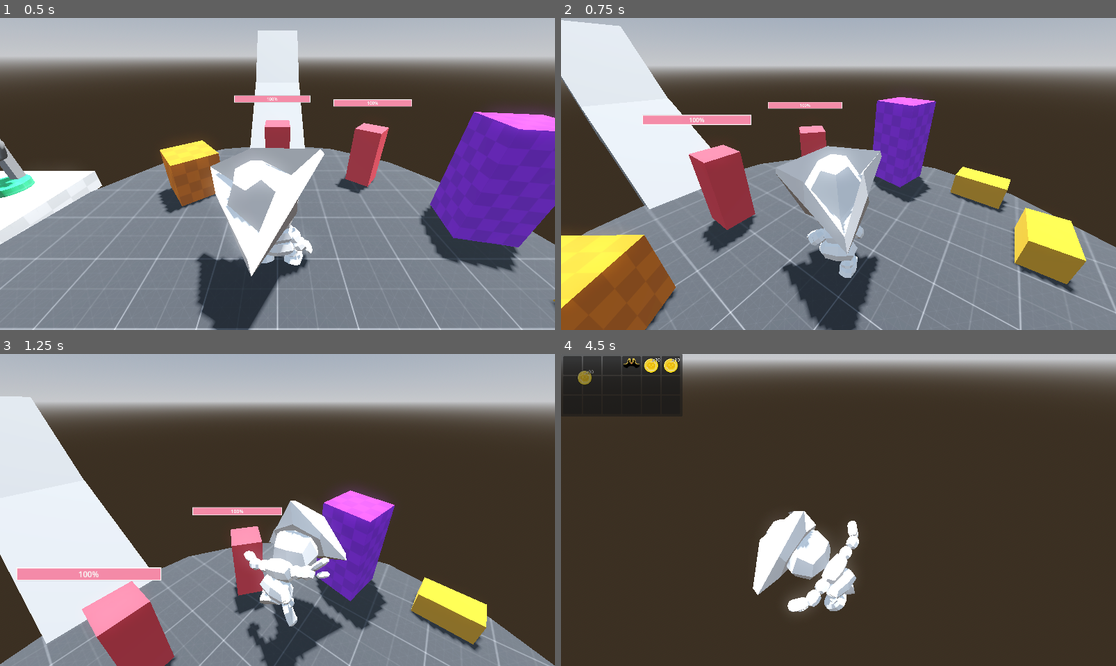
Above: before the commit, frames 1-4 (two rows, left to right).
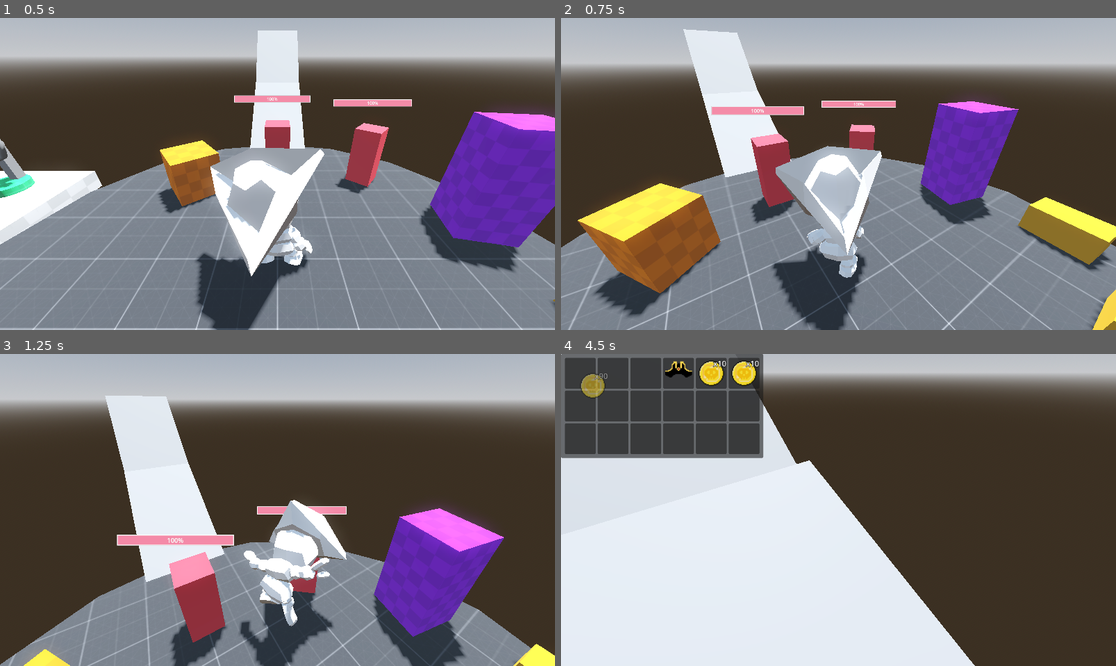
Above: after the commit, the same moments.

Repository: d4nmos/PirateGame
Game: Godot game, scene res://scenes/test.tscn
Two runs of this game, one before a commit and one after it. Both use one fixed random seed, a clock stepped at 60 frames per second and the inputs below.
Inputs (mouse positions are in pixels of both pictures, inside the frame that each line leads up to):
- Up to frame 1 (0.5 s): no input
- Up to frame 2 (0.75 s): move the mouse to (866, 174) at 0.52 s; hold W (forward) from 0.53 s (still down); hold E (interact) from 0.53 s (still down); click (866, 174) at 0.67 s
- Up to frame 3 (1.25 s): keep holding W (forward); keep holding E (interact); tap Space (jump) at 0.77, 1.07 s; tap Mouse wheel up (next_interact_object) at 0.8 s
- Up to frame 4 (4.5 s): move the mouse to (810, 510) at 1.27 s; release E (interact) at 1.28 s; tap Mouse wheel up (next_interact_object) at 1.35, 3.8, 4.35 s; tap Space (jump) at 1.52, 1.82, 2.3, 2.85, 3.02, 3.32, 3.77, 4.07 s; tap Mouse wheel down (prev_interact_object) at 1.55, 2.1 s; move the mouse to (849, 503) at 2.02 s; move the mouse to (832, 516) at 2.77 s; click (832, 516) at 2.92 s; tap E (interact) at 3.05 s; move the mouse to (877, 513) at 3.52 s; hold E (interact) 3.53-4.28 s; tap I (inventory) at 4.15 s; move the mouse to (572, 366) at 4.27 s; release W (forward) at 4.28 s; hold A (left) from 4.28 s (still down); click (572, 366) at 4.42 s

Frame 1 is identical in both runs. In frame 2, 42% of the frame differs, in the area x 0-100%, y 0-100%; in frame 3, 41%; in frame 4, 52%.

Commit message:
Adding a fully working chest

Diff:
--- a/inventory/scripts/InventoryInterface.gd
+++ b/inventory/scripts/InventoryInterface.gd
@@ -1,9 +1,11 @@
 extends Control
 
 var grabbed_slot_data: SlotData
+var external_inventory_owner
 
 @onready var player_inventory = $PlayerInventory
 @onready var grabbed_slot = $GrabbedSlot
+@onready var external_inventory = $ExternalInventory
 
 func _physics_process(delta):
 	if grabbed_slot.visible:
@@ -12,6 +14,25 @@
 func set_player_inventory_data(inventory_data: InventoryData):
 	inventory_data.inventory_interact.connect(on_inventory_interact)
 	player_inventory.set_inventory_data(inventory_data)
+
+func set_external_inventory(_external_inventory_owner):
+	external_inventory_owner = _external_inventory_owner
+	var inventory_data = external_inventory_owner.inventory_data
+
+	inventory_data.inventory_interact.connect(on_inventory_interact)
+	external_inventory.set_inventory_data(inventory_data)
+
+	external_inventory.show()
+
+func clear_external_inventory():
+	if external_inventory_owner:
+		var inventory_data = external_inventory_owner.inventory_data
+
+		inventory_data.inventory_interact.disconnect(on_inventory_interact)
+		external_inventory.clear_inventory_data(inventory_data)
+
+		external_inventory.hide()
+		external_inventory_owner = null
 
 func on_inventory_interact(inventory_data: InventoryData, index: int, button: int):
 	match [grabbed_slot_data, button]:
--- a/inventory/scripts/inventory.gd
+++ b/inventory/scripts/inventory.gd
@@ -7,6 +7,9 @@
 func set_inventory_data(inventory_data: InventoryData):
 	inventory_data.inventory_update.connect(populate_item_grid)
 	populate_item_grid(inventory_data)
+
+func clear_inventory_data(inventory_data: InventoryData):
+	inventory_data.inventory_update.disconnect(populate_item_grid)
 
 func populate_item_grid(inventory_data: InventoryData):
 	for child in item_grid.get_children():
--- a/project.godot
+++ b/project.godot
@@ -18,11 +18,6 @@
 [autoload]
 
 Globals="*res://scripts/globals.gd"
-
-[display]
-
-window/size/viewport_width=1920
-window/size/viewport_height=1080
 
 [filesystem]
 
--- a/scenes/interactable/chest.tscn
+++ b/scenes/interactable/chest.tscn
@@ -13,7 +13,7 @@
 [sub_resource type="ConcavePolygonShape3D" id="ConcavePolygonShape3D_qqige"]
 data = PackedVector3Array(-0.5, 0.25, 0.3, 0.5, 0.25, 0.3, -0.5, -0.25, 0.3, 0.5, 0.25, 0.3, 0.5, -0.25, 0.3, -0.5, -0. …(536 unchanged characters)…
 
-[node name="Chest" type="StaticBody3D" groups=["Treasure"]]
+[node name="Chest" type="StaticBody3D" groups=["ExternalInventory", "Interactable"]]
 collision_layer = 5
 script = ExtResource("1_bmvl6")
 
--- a/scenes/test.tscn
+++ b/scenes/test.tscn
@@ -14,6 +14,10 @@
 [ext_resource type="Script" path="res://inventory/scripts/InventoryInterface.gd" id="10_c3hkw"]
 [ext_resource type="PackedScene" uid="uid://n5dc7p2v18kr" path="res://inventory/scenes/slot.tscn" id="12_8qxxp"]
 [ext_resource type="PackedScene" uid="uid://cmhjr0iop0nnq" path="res://scenes/interactable/chest.tscn" id="13_ulm8m"]
+[ext_resource type="Script" path="res://inventory/scripts/inventory_data.gd" id="15_8x5kw"]
+[ext_resource type="Resource" uid="uid://nbkh7pdmewma" path="res://inventory/items/pirate_hat.tres" id="16_fi500"]
+[ext_resource type="Script" path="res://inventory/scripts/slot_data.gd" id="17_akhrw"]
+[ext_resource type="Resource" uid="uid://dhyko00qg7vfm" path="res://inventory/items/coin.tres" id="18_8bw0r"]
 
 [sub_resource type="ProceduralSkyMaterial" id="ProceduralSkyMaterial_txvjt"]
 sky_horizon_color = Color(0.64625, 0.65575, 0.67075, 1)
@@ -47,6 +51,24 @@
 albedo_texture = ExtResource("4_6iaca")
 uv1_triplanar = true
 
+[sub_resource type="Resource" id="Resource_5xiqg"]
+script = ExtResource("17_akhrw")
+item_data = ExtResource("16_fi500")
+quantity = 1
+
+[sub_resource type="Resource" id="Resource_ofebk"]
+script = ExtResource("15_8x5kw")
+slot_data = Array[ExtResource("17_akhrw")]([null, SubResource("Resource_5xiqg"), null, null, null])
+
+[sub_resource type="Resource" id="Resource_3e6p8"]
+script = ExtResource("17_akhrw")
+item_data = ExtResource("18_8bw0r")
+quantity = 50
+
+[sub_resource type="Resource" id="Resource_cltdj"]
+script = ExtResource("15_8x5kw")
+slot_data = Array[ExtResource("17_akhrw")]([SubResource("Resource_3e6p8"), null, null, null, null])
+
 [node name="world" type="Node3D"]
 script = ExtResource("1_hrbei")
 
@@ -63,6 +85,14 @@
 
 [node name="PlayerInventory" parent="UI/InventoryInterface" instance=ExtResource("9_sxj2t")]
 layout_mode = 0
+
+[node name="ExternalInventory" parent="UI/InventoryInterface" instance=ExtResource("9_sxj2t")]
+visible = false
+layout_mode = 0
+offset_left = 697.0
+offset_top = 257.0
+offset_right = 737.0
+offset_bottom = 297.0
 
 [node name="GrabbedSlot" parent="UI/InventoryInterface" instance=ExtResource("12_8qxxp")]
 visible = false
@@ -132,6 +162,8 @@
 
 [node name="Chest" parent="." instance=ExtResource("13_ulm8m")]
 transform = Transform3D(-0.0977218, 0, -0.995214, 0, 1, 0, 0.995214, 0, -0.0977218, 4.00748, -0.276607, 1.19959)
+inventory_data = SubResource("Resource_ofebk")
 
 [node name="Chest2" parent="." instance=ExtResource("13_ulm8m")]
 transform = Transform3D(1, 0, 0, 0, 1, 0, 0, 0, 1, 2.64112, -0.287782, 2.24821)
+inventory_data = SubResource("Resource_cltdj")
--- a/scripts/chest.gd
+++ b/scripts/chest.gd
@@ -1,10 +1,14 @@
 extends StaticBody3D
 
-func _ready():
-	pass
+@export var inventory_data: InventoryData
+
+signal toggle_inventory(external_inventory_owner)
 
 func chose_this_object():
 	$interact_arrow_3D.visible = true
 
 func unchose_this_object():
 	$interact_arrow_3D.visible = false
+
+func player_interact():
+	toggle_inventory.emit(self)
--- a/scripts/main.gd
+++ b/scripts/main.gd
@@ -2,13 +2,21 @@
 
 @onready var player = $player
 @onready var inventory_interface = $UI/InventoryInterface
+
+@onready var speed = player.speed
+@onready var sens_horizontal = player.sens_horizontal
+@onready var sens_vertical = player.sens_vertical
+@onready var jump_velocity = player.jump_velocity
 
 func _ready():
 	Input.mouse_mode = Input.MOUSE_MODE_CAPTURED
 	player.toggle_inventory.connect(toggle_iventory_interface)
 	inventory_interface.set_player_inventory_data(player.inventory_data)
 
-func toggle_iventory_interface():
+	for node in get_tree().get_nodes_in_group("ExternalInventory"):
+		node.toggle_inventory.connect(toggle_iventory_interface)
+
+func toggle_iventory_interface(external_inventory_owner = null):
 	inventory_interface.visible = not inventory_interface.visible
 
 	if inventory_interface.visible:
@@ -16,8 +24,17 @@
 		player.sens_horizontal = 0
 		player.sens_vertical = 0
 		player.attack_is_ready = false
+		player.speed = 0
+		player.jump_velocity = 0
 	else:
 		Input.mouse_mode = Input.MOUSE_MODE_CAPTURED
-		player.sens_horizontal = 0.5
-		player.sens_vertical = 0.5
+		player.sens_horizontal = sens_horizontal
+		player.sens_vertical = sens_vertical
 		player.attack_is_ready = true
+		player.speed = speed
+		player.jump_velocity = jump_velocity
+
+	if external_inventory_owner:
+		inventory_interface.set_external_inventory(external_inventory_owner)
+	else:
+		inventory_interface.clear_external_inventory()
--- a/scripts/player.gd
+++ b/scripts/player.gd
@@ -6,14 +6,13 @@
 @onready var visuals = $visuals
 @onready var interface = $"../UI/OtherInterface"
 
-const SPEED = 3.0
-const JUMP_VELOCITY = 4.5
-
 @export var sens_horizontal = 0.5
 @export var sens_vertical = 0.5
 @export var damage = 1.0
 @export var inventory_data: InventoryData
 @export var interaction_manager: InteractionManager
+@export var speed = 3.0
+@export var jump_velocity = 4.5
 
 var attack_is_ready: bool = true
 
@@ -45,7 +44,7 @@
 	# Handle Jump.
 	if !Globals.control_ship:
 		if Input.is_action_just_pressed("jump") and is_on_floor():
-			velocity.y = JUMP_VELOCITY
+			velocity.y = jump_velocity
 #			animation_tree.set("parameters/air movements/transition_request", "jump")
 
 	# Get the input direction and handle the movement/deceleration.
@@ -56,12 +55,12 @@
 	if direction:
 		animation_tree.set("parameters/movements/transition_request", "walk")
 		visuals.look_at(position + direction)
-		velocity.x = direction.x * SPEED
-		velocity.z = direction.z * SPEED
+		velocity.x = direction.x * speed
+		velocity.z = direction.z * speed
 	else:
 		animation_tree.set("parameters/movements/transition_request", "idle")
-		velocity.x = move_toward(velocity.x, 0, SPEED)
-		velocity.z = move_toward(velocity.z, 0, SPEED)
+		velocity.x = move_toward(velocity.x, 0, speed)
+		velocity.z = move_toward(velocity.z, 0, speed)
 	move_and_slide()
 
 func _process(delta):
@@ -73,20 +72,21 @@
 		else:
 			$attack/attack_range.disabled = true
 			$visuals/visual_attack_range.visible = false
-	else:
-		if Input.is_action_pressed("interact"):
-			Globals.control_ship = false
+#	else:
+#		if Input.is_action_just_pressed("interact"):
+#			Globals.control_ship = false
 
 	if Input.is_action_just_pressed("inventory"):
 		toggle_inventory.emit()
 
 	if Input.is_action_just_pressed("next_interact_object"):
 		interaction_manager.up_pointer()
-		print(interaction_manager.current_object)
 
 	if Input.is_action_just_pressed("prev_interact_object"):
 		interaction_manager.down_pointer()
-		print(interaction_manager.current_object)
+
+	if Input.is_action_just_pressed("interact") and interaction_manager.current_object != null:
+		interaction_manager.current_object.player_interact()
 
 
 
@@ -99,9 +99,8 @@
 
 #Добавление объекта в список взаимодействия, когда он входит в радиус взаимодействия
 func _on_interaction_area_body_entered(body):
-	if body.is_in_group("Treasure"):
+	if body.is_in_group("Interactable"):
 		interaction_manager.add_interactable_object(body)
-		print(interaction_manager.current_object)
 	else:
 		pass
 
@@ -109,7 +108,6 @@
 func _on_interaction_area_body_exited(body):
 	if body in interaction_manager.interactable_objects:
 		interaction_manager.remove_interactable_object(body)
-		print(interaction_manager.current_object)
 	else:
 		pass
 
Not shown: 2 places in scenes/enemies/enemy.tscn that only renumber resources
Not shown: 1 places in scenes/test.tscn that only renumber resources
